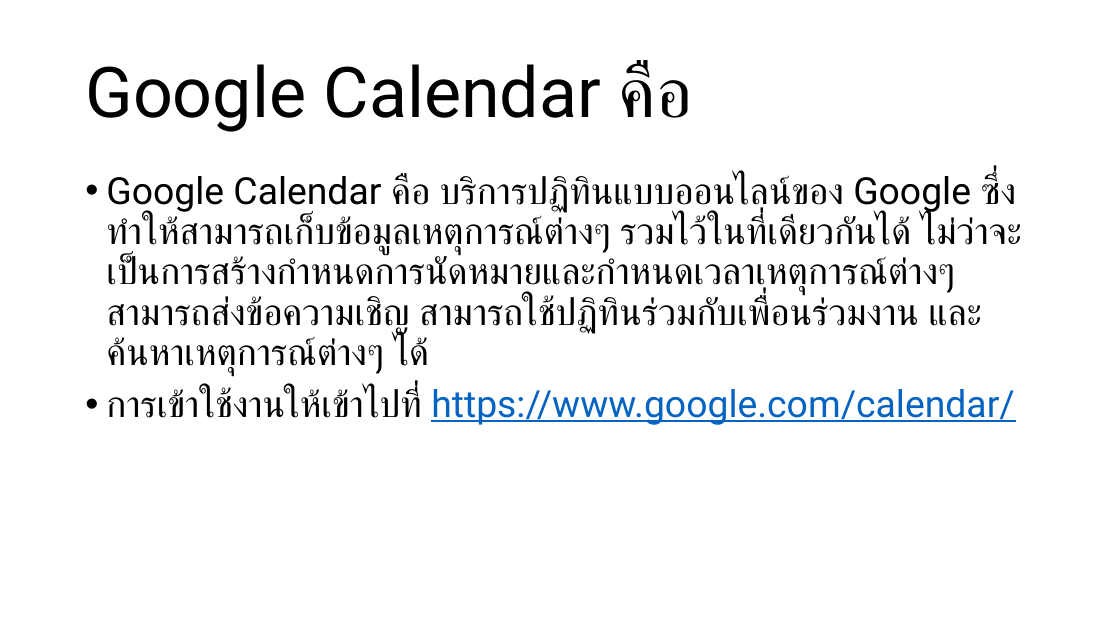
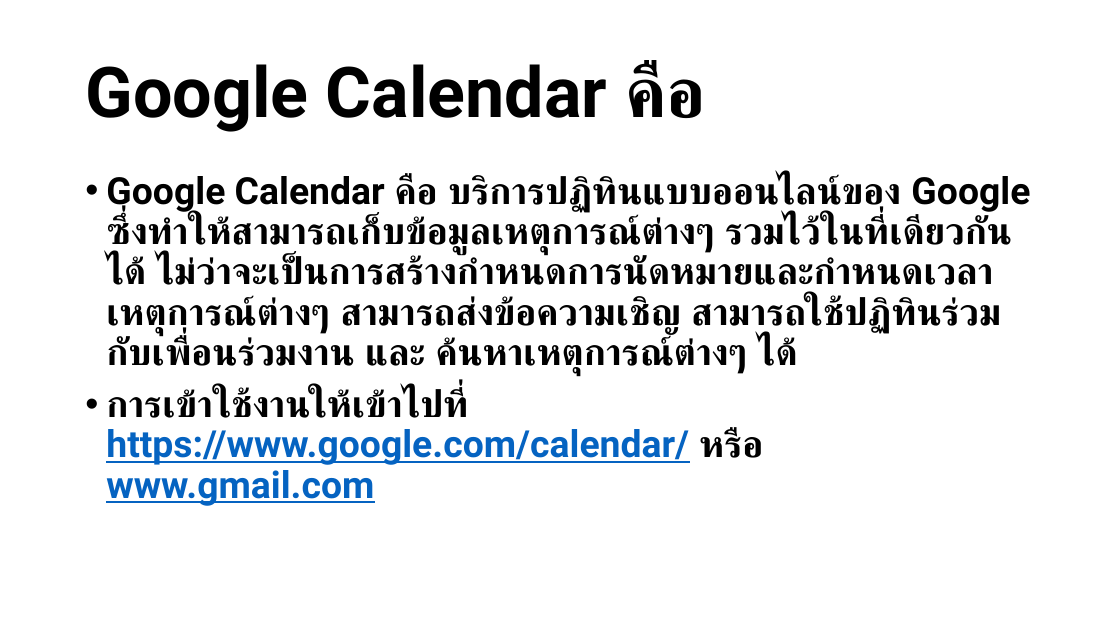
Before and after one commit to bratchasak/gcalendar, a slide deck: slide 4 of Google Calendar.pptx (slide 3 before the commit). Drawn at 1120x630 pixels with LibreOffice and Linux fonts; fonts in the diff are those of the drawing. Boxes give left, top, right and bottom in pixels: in the first picture for what was removed or moved away, otherwise in the second. Text is boxed around its words. In the diff, an @@ line names an element or a change of style, - is before the commit and + after.

```diff
--- a/Google Calendar.pptx
+++ b/Google Calendar.pptx
@@ title "Google Calendar คือ" at (x1=85, y1=62, x2=706, y2=132): bold on @@
@@ text at (x1=106, y1=175, x2=1030, y2=376): bold on in "Google Calendar คือ บริการปฏิทินแบบออนไลน์ของ Google ซึ่งทำใ ..." @@
@@ text at (x1=106, y1=388, x2=763, y2=506): text changed; bold on @@
-• การเข้าใช้งานให้เข้าไปที่ https://www.google.com/calendar/
+• การเข้าใช้งานให้เข้าไปที่ https://www.google.com/calendar/ หรือ www.gmail.com
```
Also in this commit, not shown: 16 other slides changed, 6 slides added, 1 other file.
